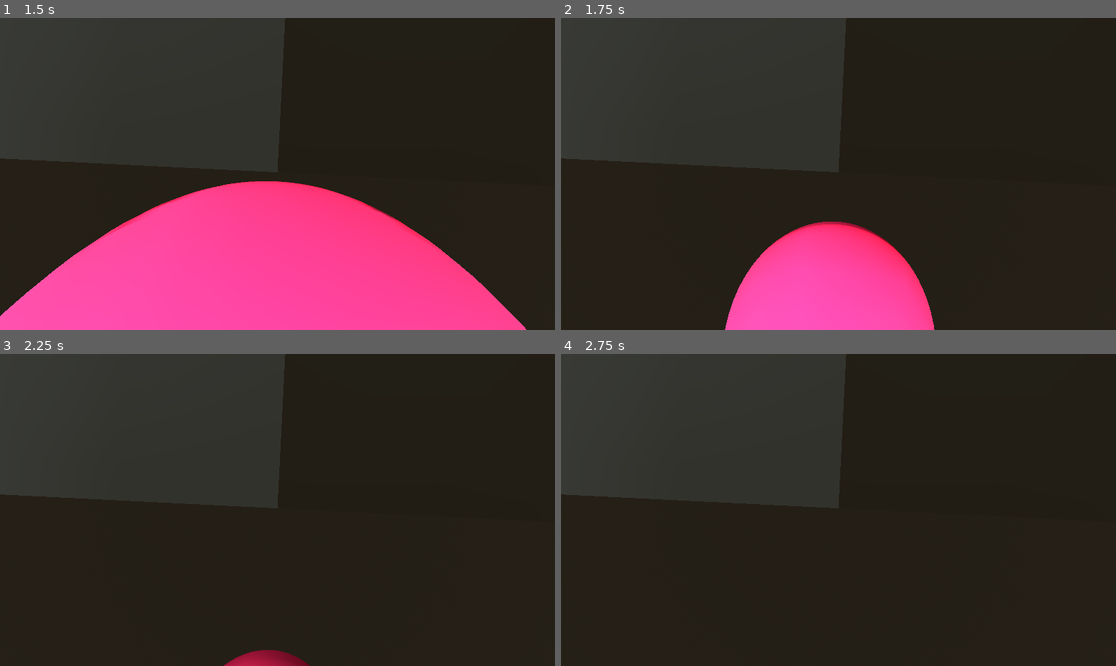
Above: before the commit, frames 1-4 (two rows, left to right).
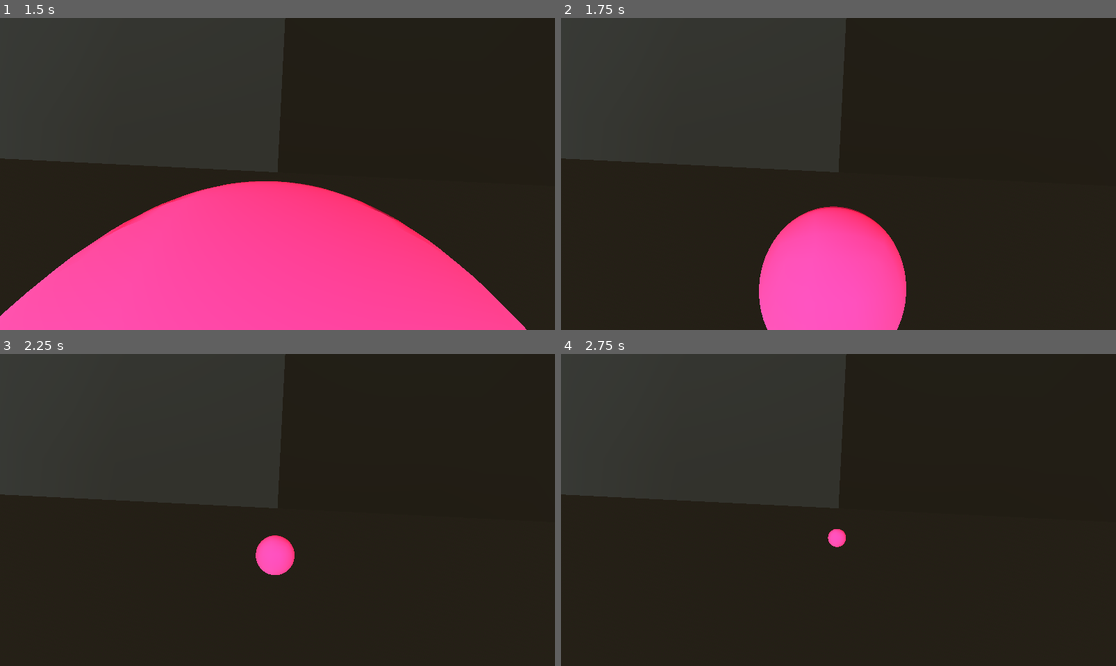
Above: after the commit, the same moments.

Repository: ArijaK/luge_vr
Game: Godot game, scene res://main.tscn
Same seed, same stepped clock (60 frames per second), same inputs: the game is played once before the commit and once after it.
Inputs:
- Up to frame 1 (1.5 s): tap Enter at 0.5 s; tap Space at 1.25 s
- Up to frame 2 (1.75 s): no input
- Up to frame 3 (2.25 s): no input
- Up to frame 4 (2.75 s): no input

Frame 1 is identical in both runs. In frame 2, 4.7% of the frame differs, in the area x 29-68%, y 60-100%; in frame 3, 1.2%; in frame 4, 0.1%.

Commit message:
Delete ground as currently it is confusing

Diff:
--- a/world.tscn
+++ b/world.tscn
@@ -24,23 +24,10 @@
 background_energy_multiplier = 3.0
 sky = SubResource("Sky_gv5m4")
 
-[sub_resource type="WorldBoundaryShape3D" id="WorldBoundaryShape3D_gv5m4"]
-
-[sub_resource type="PlaneMesh" id="PlaneMesh_f3sb7"]
-
 [node name="World" type="Node3D"]
 
 [node name="WorldEnvironment" type="WorldEnvironment" parent="."]
 environment = SubResource("Environment_f3sb7")
-
-[node name="Ground" type="StaticBody3D" parent="."]
-
-[node name="CollisionShape3D" type="CollisionShape3D" parent="Ground"]
-shape = SubResource("WorldBoundaryShape3D_gv5m4")
-
-[node name="MeshInstance3D" type="MeshInstance3D" parent="Ground"]
-visible = false
-mesh = SubResource("PlaneMesh_f3sb7")
 
 [node name="Camera3D" type="Camera3D" parent="."]
 transform = Transform3D(1, 0, 0, 0, -0.008133127, 0.9999669, 0, -0.9999669, -0.008133127, 0, 1.5550474, 0)
Not shown: 1 places in world.tscn that only renumber resources
